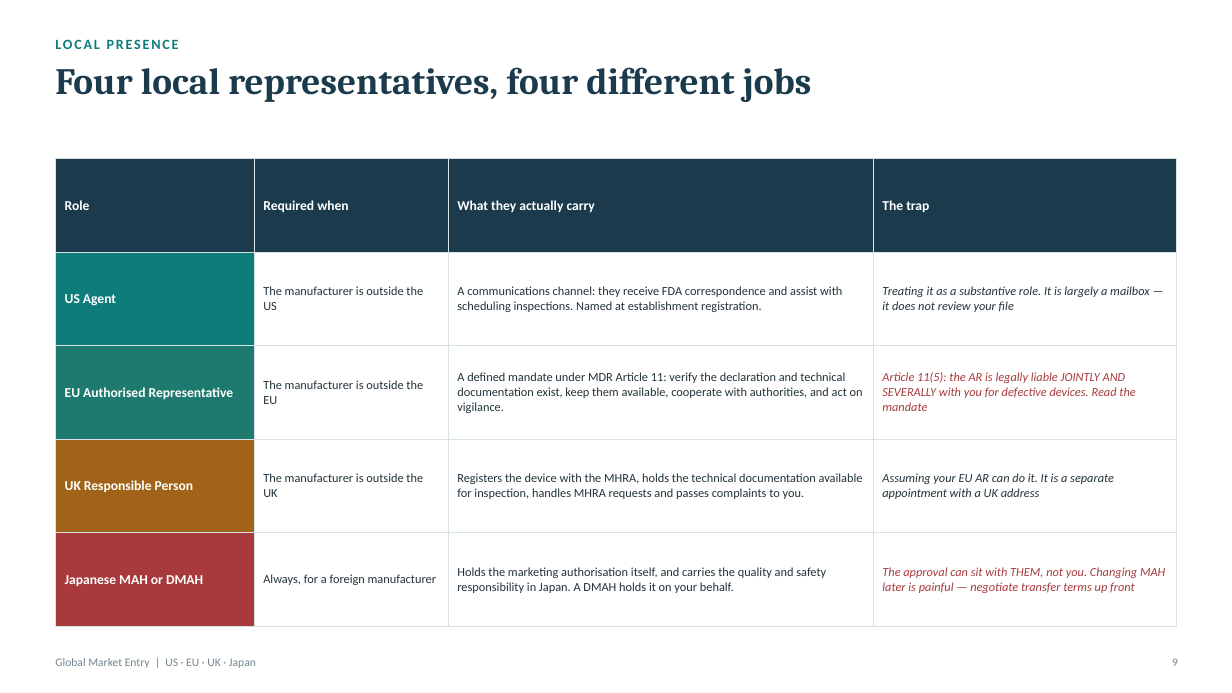
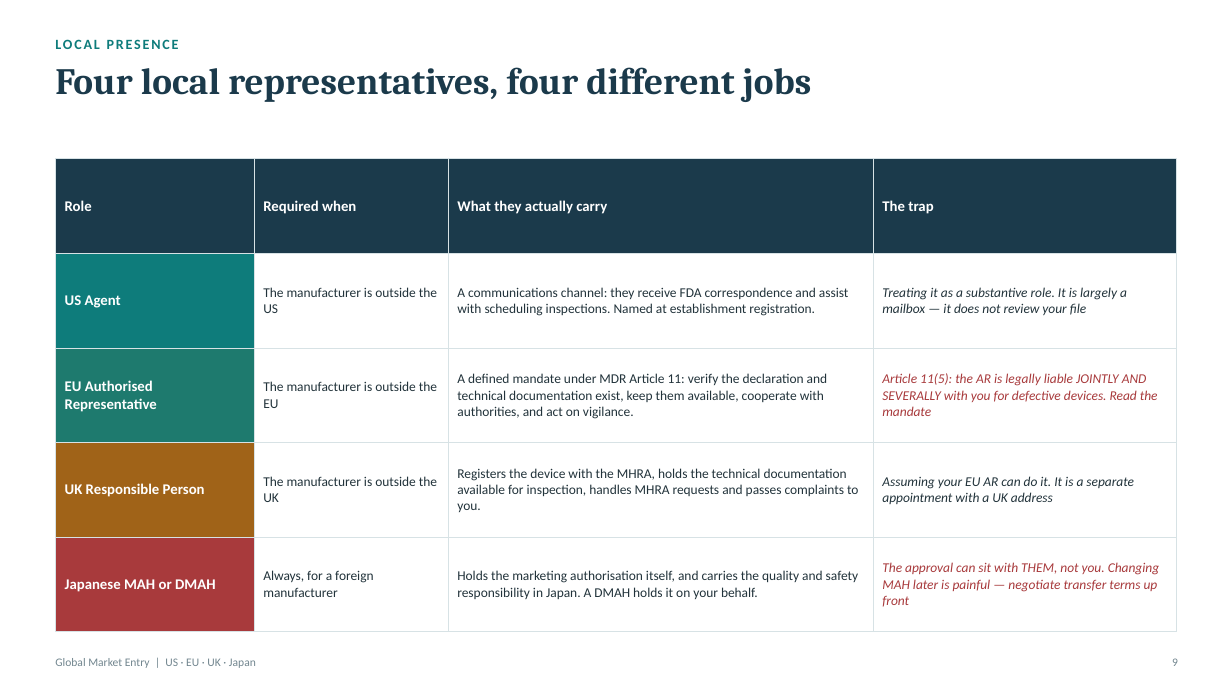
Before and after one commit to Jordantelder/my-website, a slide deck: slide 9 of seminars/global-market-entry/Global_Market_Entry_Seminar.pptx. Drawn at 1232x693 pixels with LibreOffice and Linux fonts; fonts in the diff are those of the drawing. Boxes give left, top, right and bottom in pixels: in the first picture for what was removed or moved away, otherwise in the second. Text is boxed around its words. In the diff, an @@ line names an element or a change of style, - is before the commit and + after.

```diff
--- a/seminars/global-market-entry/Global_Market_Entry_Seminar.pptx
+++ b/seminars/global-market-entry/Global_Market_Entry_Seminar.pptx
@@ table at bbox=[55, 159, 1177, 611] @@
@@ size 10.6 to 11.5 pt in "Role", "Required when", "What they actually carry", "The trap" and 4 more places @@
@@ size 9.7 to 10.5 pt in "The manufacturer is outside the US", "A communications channel: they receive FDA correspondence ...", "Treating it as a substantive role. It ...", "The manufacturer is outside the EU" and 8 more places @@
```
Also in this commit, not shown: 11 other slides changed, 2 other files.
